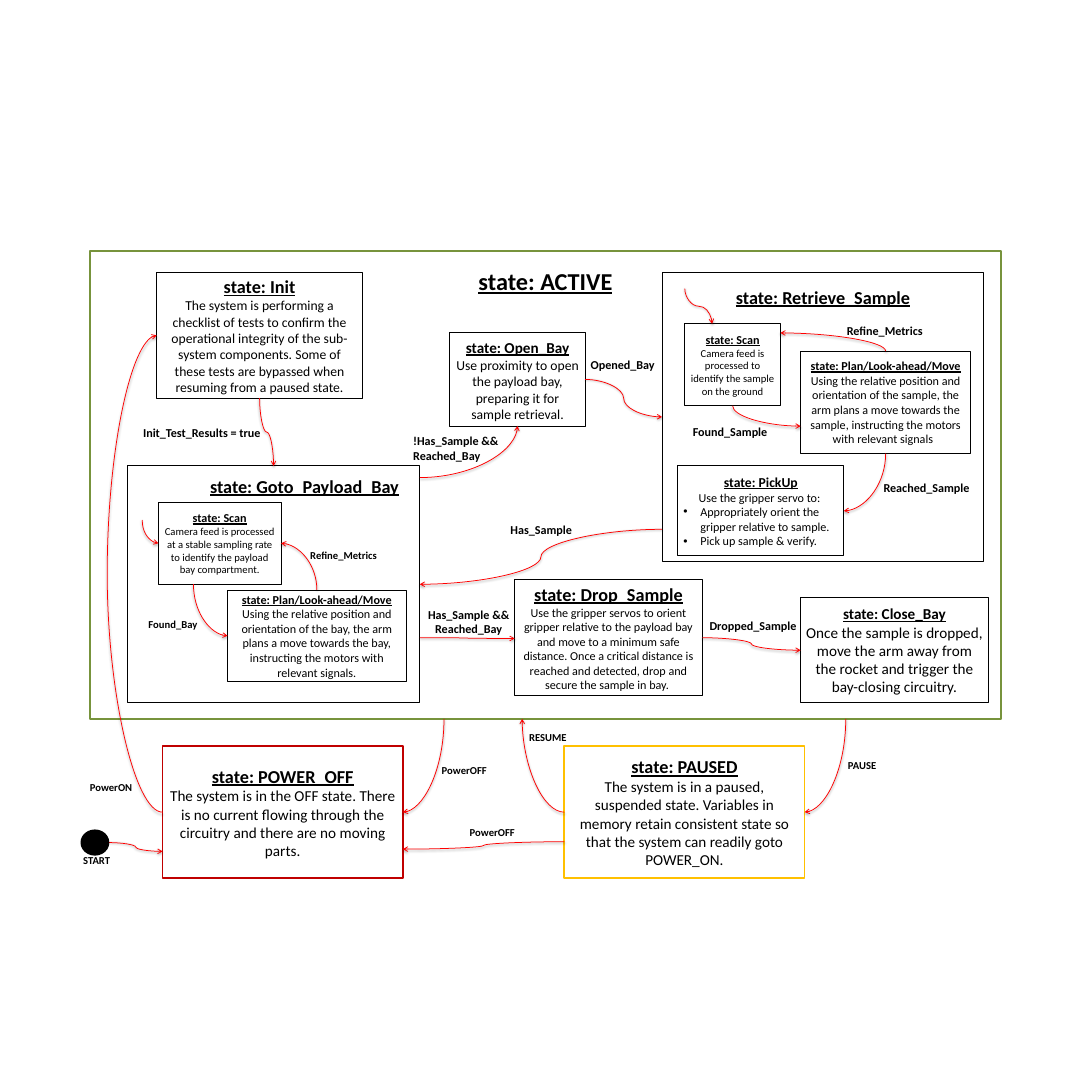
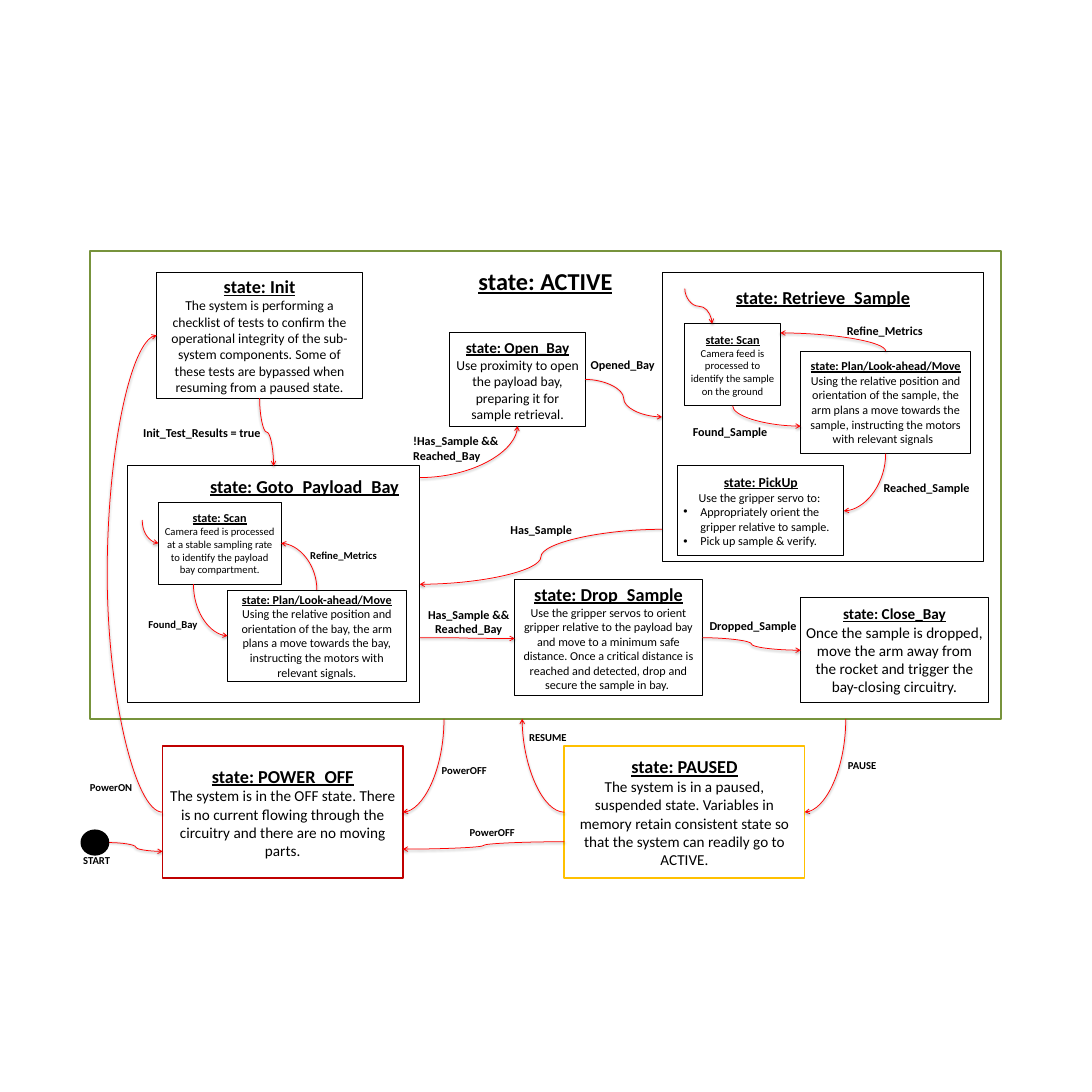
Before and after one commit to finger563/agse2015, a slide deck: slide 1 of design/statechart/agse_design_statechart.pptx. Drawn at 1092x1092 pixels with LibreOffice and Linux fonts; fonts in the diff are those of the drawing. Boxes give left, top, right and bottom in pixels: in the first picture for what was removed or moved away, otherwise in the second. Text is boxed around its words. In the diff, an @@ line names an element or a change of style, - is before the commit and + after.

Commit message:
started working on power requirements
also fixed small nomenclature error in agse statechart

```diff
--- a/design/statechart/agse_design_statechart.pptx
+++ b/design/statechart/agse_design_statechart.pptx
@@ text in rectangle at (580,781,789,865): text changed @@
-The system is in a paused, suspended state. Variables in memory retain consistent state so that the system can readily goto POWER_ON.
+The system is in a paused, suspended state. Variables in memory retain consistent state so that the system can readily go to ACTIVE.
```
Also in this commit, not shown: 3 other files.
